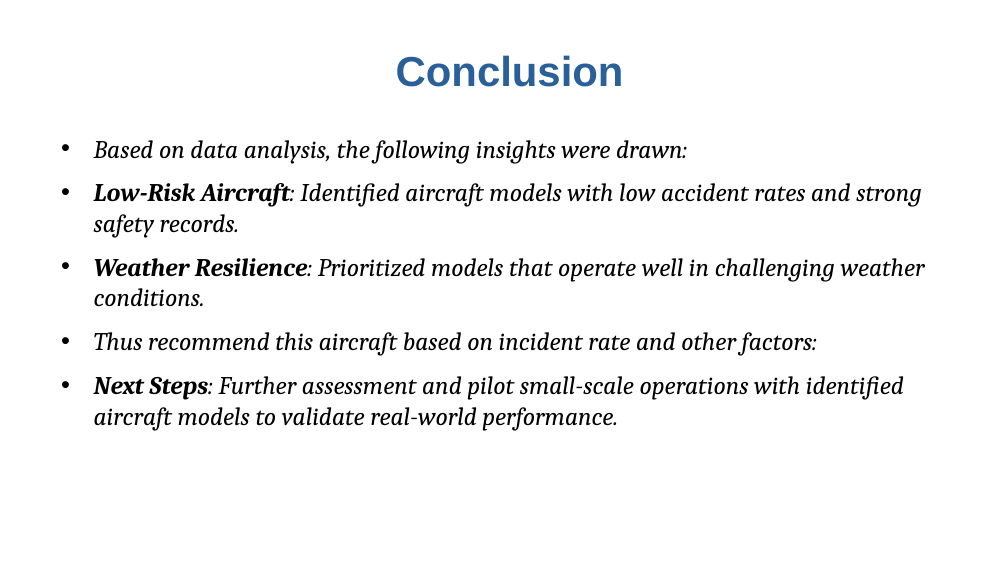
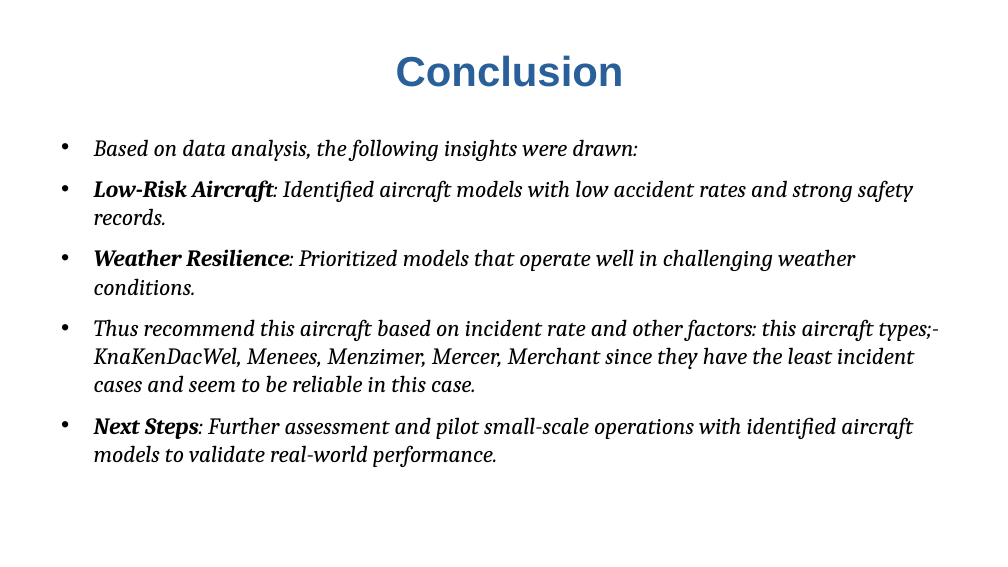
Before and after one commit to IsaacWanjiku/Phase-1-project, a slide deck: slide 9 of Project Presentation.pptx. Drawn at 1008x567 pixels with LibreOffice and Linux fonts; fonts in the diff are those of the drawing. Boxes give left, top, right and bottom in pixels: in the first picture for what was removed or moved away, otherwise in the second. Text is boxed around its words. In the diff, an @@ line names an element or a change of style, - is before the commit and + after.

```diff
--- a/Project Presentation.pptx
+++ b/Project Presentation.pptx
@@ text at bbox=[94, 139, 913, 467]: size 20 to 18.4 pt in "Based on data analysis, the following insights ...", "Low-Risk Aircraft: Identified aircraft models with low ...", "Weather Resilience: Prioritized models that operate well ...", "Next Steps: Further assessment and pilot small-scale ..." @@
@@ text at bbox=[94, 319, 940, 392]: text changed; size 20 to 18.4 pt @@
-• Thus recommend this aircraft based on incident rate and other factors:
+• Thus recommend this aircraft based on incident rate and other factors: this aircraft types;- KnaKenDacWel, Menees, Menzimer, Mercer, Merchant since they have the least incident cases and seem to be reliable in this case.
```
Also in this commit, not shown: 1 other file.
